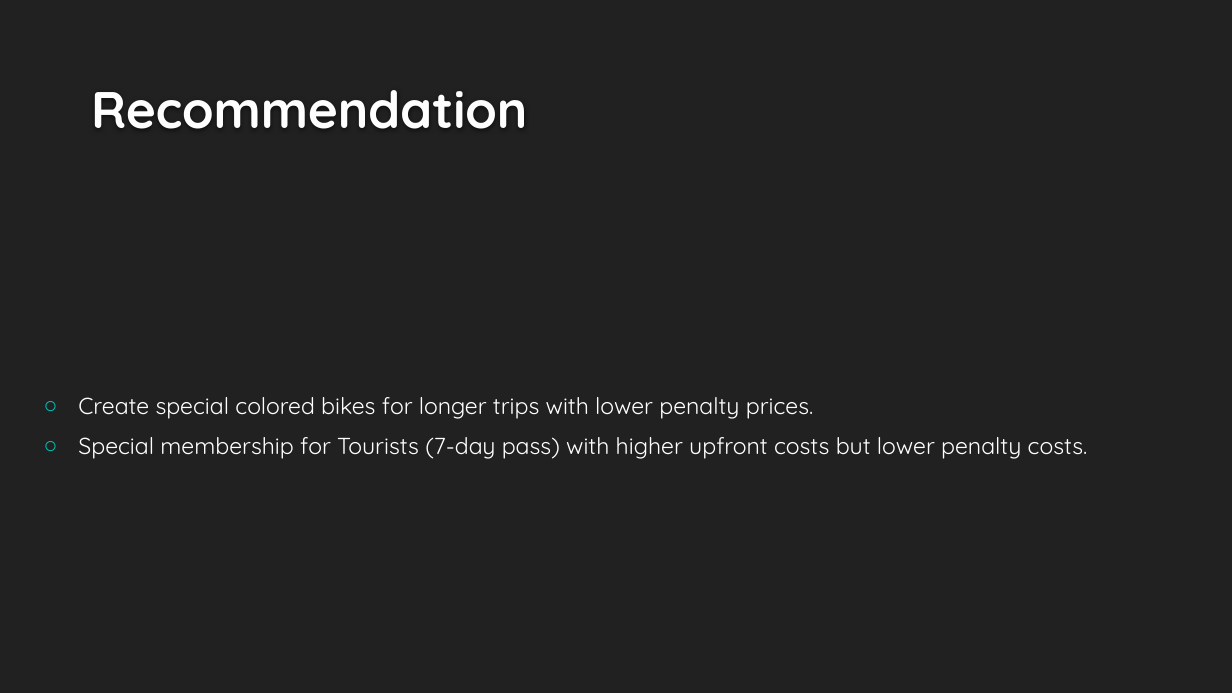
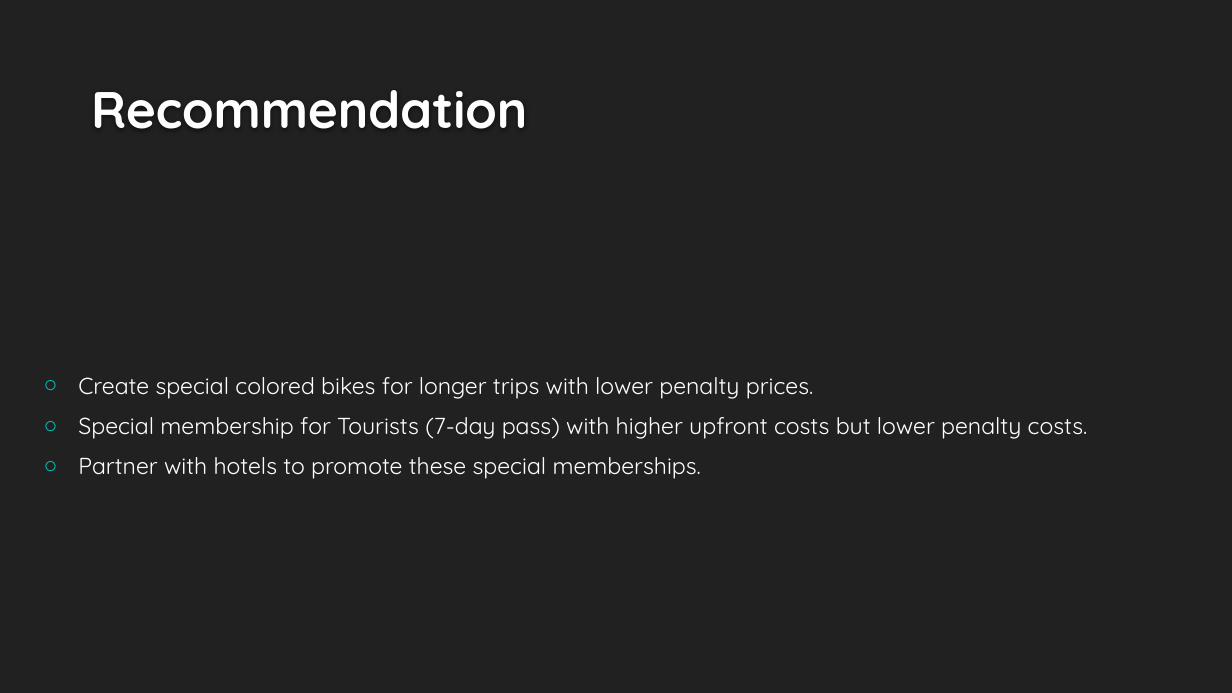
Before and after one commit to smussenden/bikeshare, a slide deck: slide 9 of deliverables/6-presentation.pptx. Drawn at 1232x693 pixels with LibreOffice and Linux fonts; fonts in the diff are those of the drawing; background and template pictures are left out. Boxes give left, top, right and bottom in pixels: in the first picture for what was removed or moved away, otherwise in the second. Text is boxed around its words. In the diff, an @@ line names an element or a change of style, - is before the commit and + after.

```diff
--- a/deliverables/6-presentation.pptx
+++ b/deliverables/6-presentation.pptx
@@ text at (78, 457, 701, 479): paragraph added @@
+○ Partner with hotels to promote these special memberships.
```
Also in this commit, not shown: 1 other slide changed.
